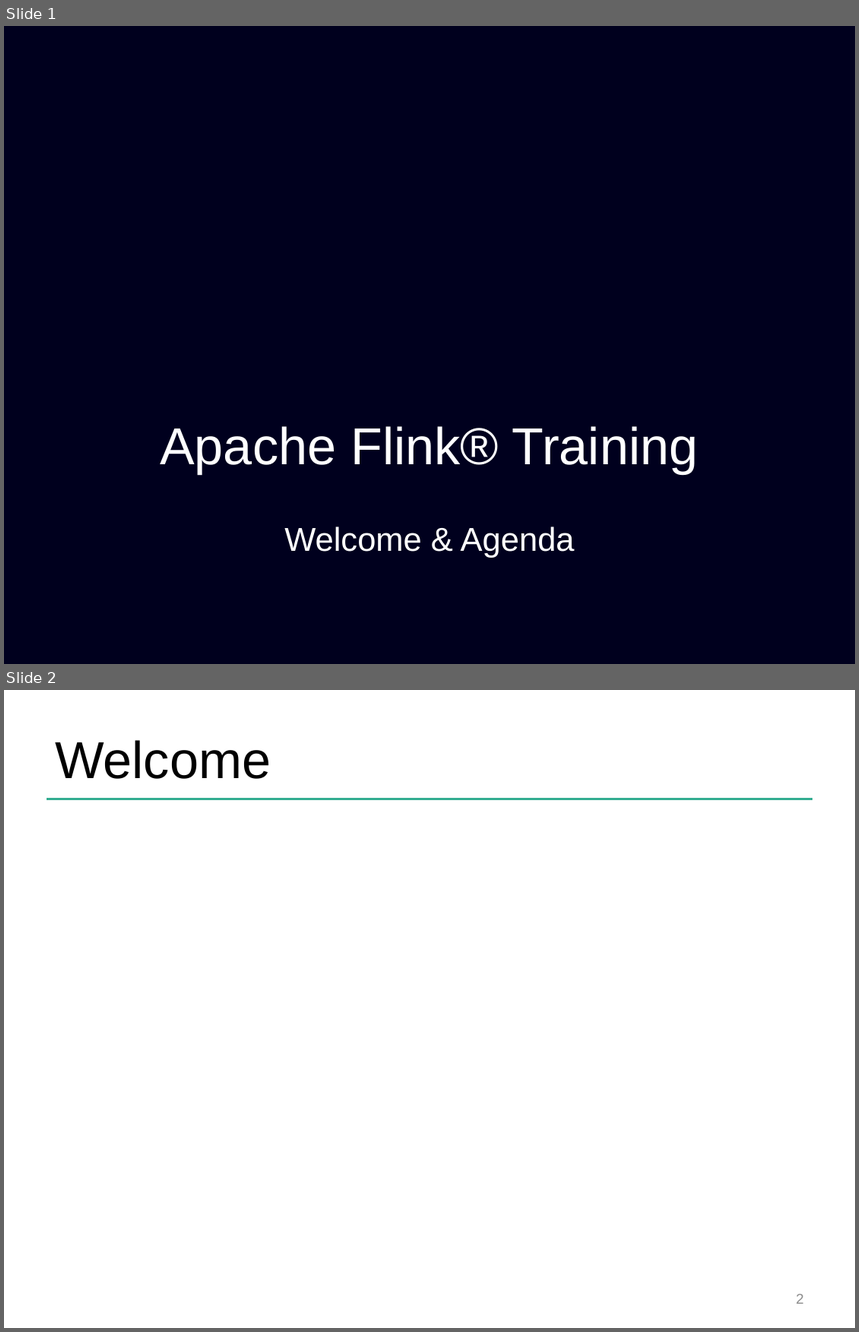
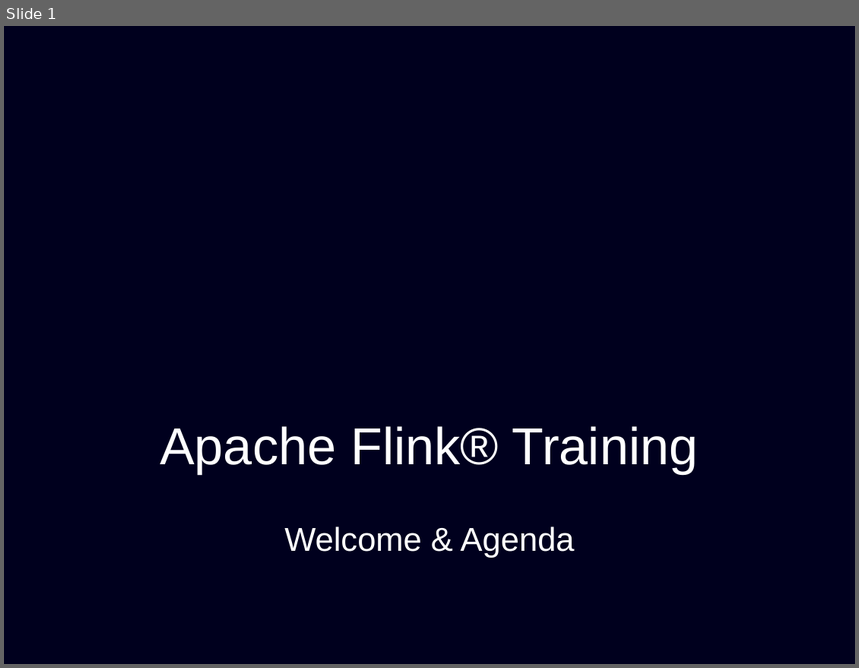
Before and after one commit to dataArtisans/flink-training-web, a slide deck: slides/welcome_agenda.pptx. Shown one above the other, each under a label of ours: slides 1 and 2 before the commit, slide 1 after it. The pictures are 859x1332 and 859x668 pixels, drawn with LibreOffice and Linux fonts; fonts in the diff are those of the drawing; background and template pictures are left out. Boxes give left, top, right and bottom in pixels: in the first picture for what was removed or moved away, otherwise in the second. Text is boxed around its words. In the diff, an @@ line names an element or a change of style, - is before the commit and + after.

Commit message:
Welcome & agenda slides

```diff
--- a/slides/welcome_agenda.pptx
+++ b/slides/welcome_agenda.pptx
@@ slide 2 removed at [4,690,855,1328], background #FFFFFF @@
@@ title removed at [55,740,271,779] @@
-Welcome
@@ line removed from (47, 799) to (813, 799) @@
@@ page number removed at [796,1294,804,1304] @@
-2
```
Also in this commit, not shown: 3 slides changed, 2 slides added.
